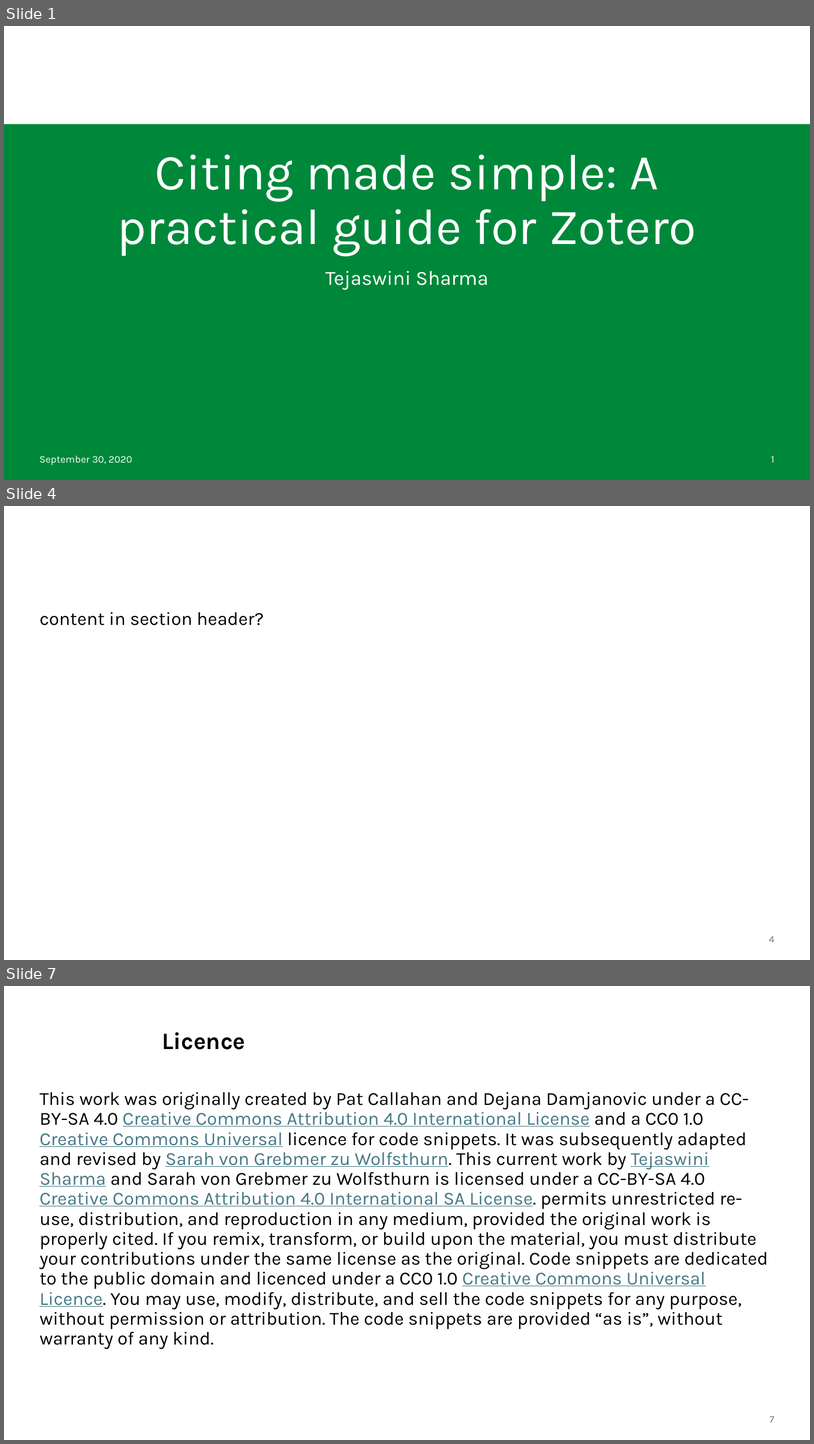
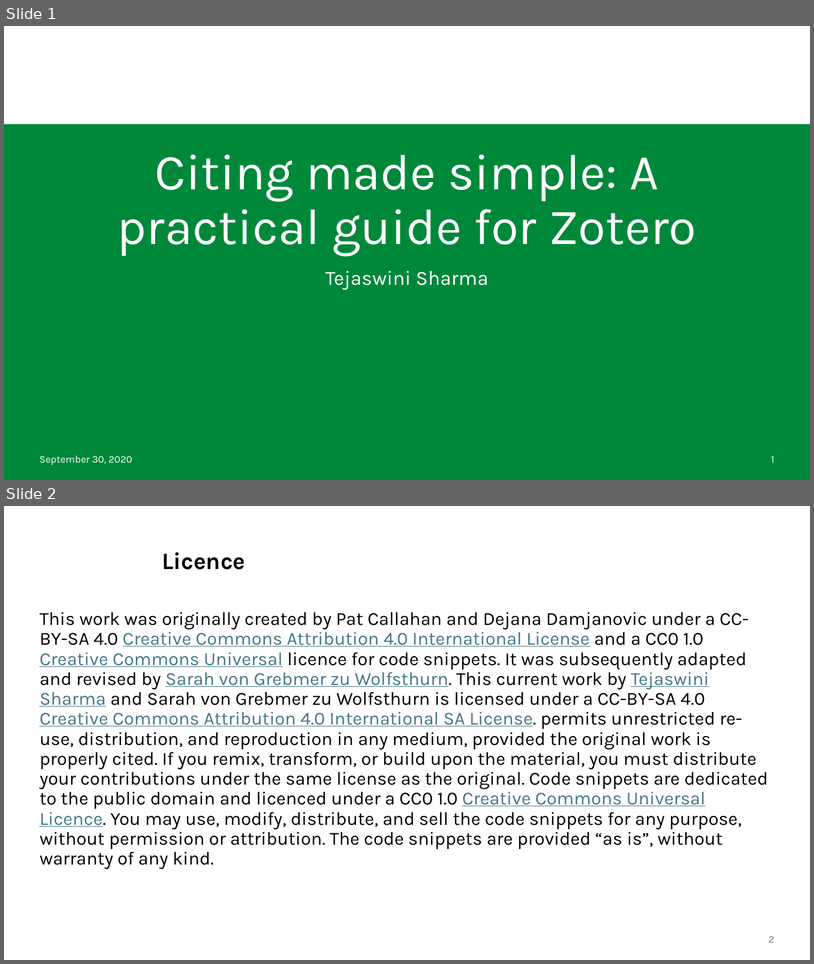
Before and after one commit to lmu-osc/train-the-trainer-test-repo-separate-slidedeck-zenodo, a slide deck: lmu-branded-test.pptx. Shown one above the other, each under a label of ours: slides 1, 4 and 7 before the commit, slides 1 and 2 after it; the slides between them are not shown. The pictures are 814x1444 and 814x964 pixels, drawn with LibreOffice and Linux fonts; fonts in the diff are those of the drawing; background and template pictures are left out. Boxes give left, top, right and bottom in pixels: in the first picture for what was removed or moved away, otherwise in the second. Text is boxed around its words. In the diff, an @@ line names an element or a change of style, - is before the commit and + after.

```diff
--- a/lmu-branded-test.pptx
+++ b/lmu-branded-test.pptx
@@ slide 4 removed at bbox=[4, 506, 810, 960], background #FFFFFF @@
@@ text removed at bbox=[39, 612, 264, 625] @@
-content in section header?
@@ page number removed at bbox=[769, 936, 774, 942] @@
-4
@@ what was slide 7 is now slide 2 @@
@@ page number at bbox=[769, 936, 775, 942]: text changed @@
-7
+2
```
Also in this commit, not shown: 1 slide added, 5 other slides removed, 18 other files.
